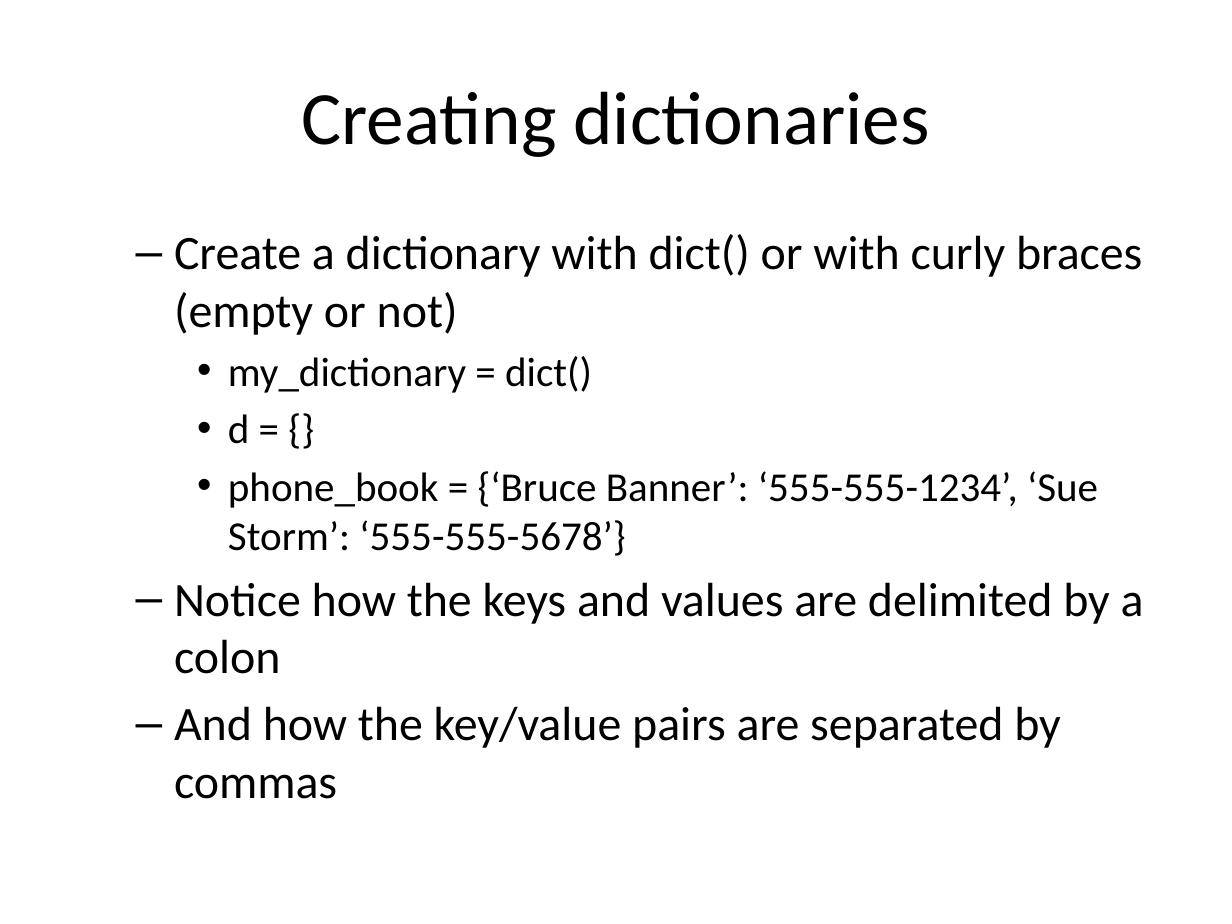
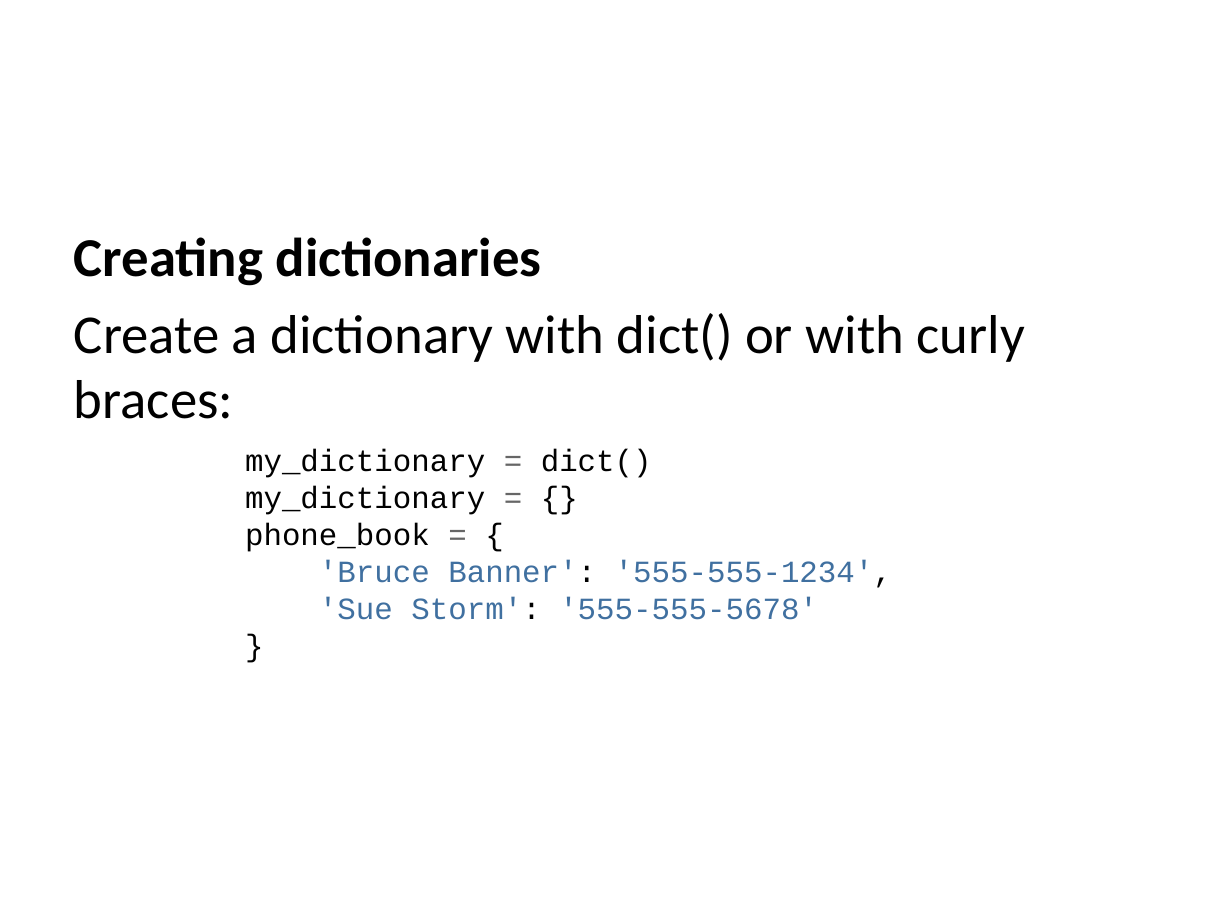
Before and after one commit to jwestgard/inst326, a slide deck: slide 23 of modules/module03/slides.pptx. Drawn at 1232x924 pixels with LibreOffice and Linux fonts; fonts in the diff are those of the drawing. Boxes give left, top, right and bottom in pixels: in the first picture for what was removed or moved away, otherwise in the second. Text is boxed around its words. In the diff, an @@ line names an element or a change of style, - is before the commit and + after.

```diff
--- a/modules/module03/slides.pptx
+++ b/modules/module03/slides.pptx
@@ title removed at (301, 91, 929, 157) @@
-Creating dictionaries
@@ text at (74, 237, 1025, 620): text changed; size 28 to 18 pt; font Calibri to Courier New @@
-  – Create a dictionary with dict() or with curly braces (empty or not)
-    • my_dictionary = dict()
-    • d = {}
-    • phone_book = {‘Bruce Banner’: ‘555-555-1234’, ‘Sue Storm’: ‘555-555-5678’}
-  – Notice how the keys and values are delimited by a colon
-  – And how the key/value pairs are separated by commas
+Creating dictionaries
+Create a dictionary with dict() or with curly braces:
+my_dictionary = dict()
+my_dictionary = {}
+phone_book = {
+'Bruce Banner': '555-555-1234',
+'Sue Storm': '555-555-5678'
+}
```
Also in this commit, not shown: 25 other slides changed, 6 slides added, 1 slide removed, 25 other files.
